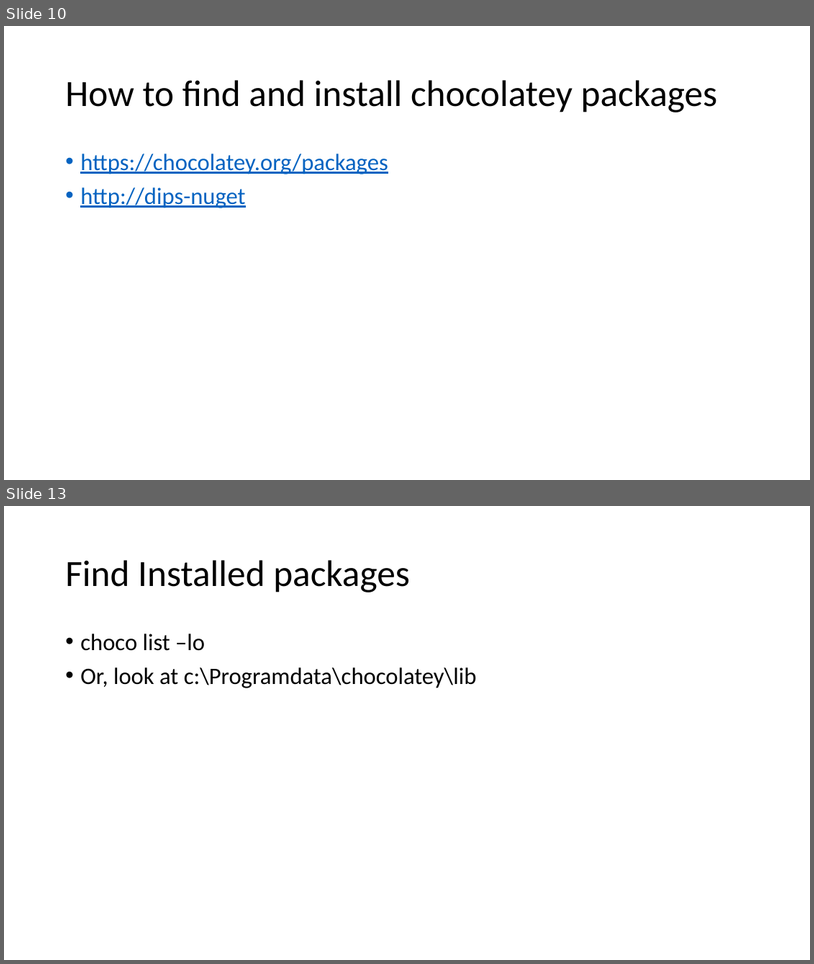
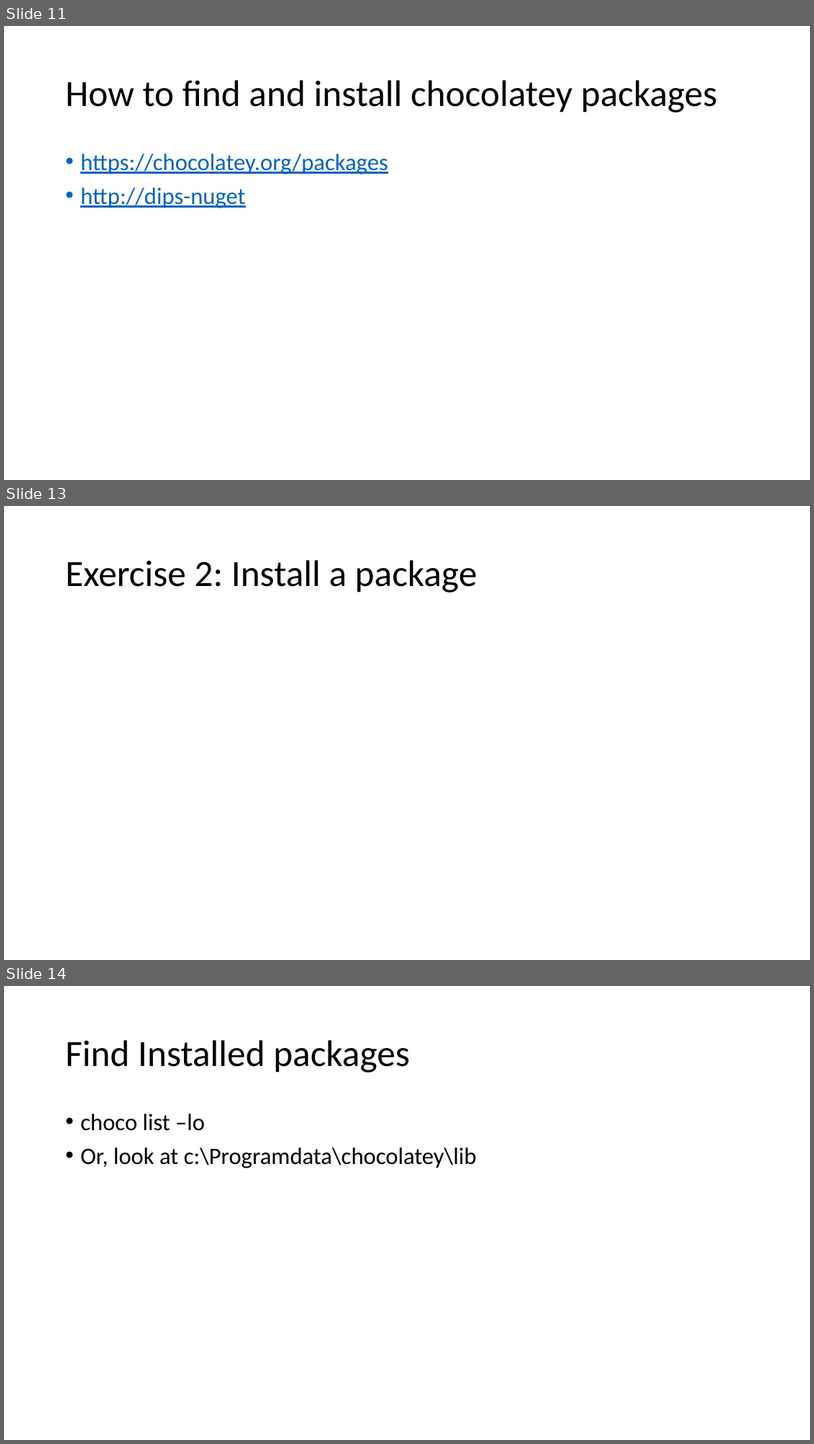
Before and after one commit to DIPSAS/InstallationTech, a slide deck: docs/InstallationCourse.pptx. Shown one above the other, each under a label of ours: slides 10 and 13 before the commit, slides 11, 13 and 14 after it; the slides between them are not shown. The pictures are 814x964 and 814x1444 pixels, drawn with LibreOffice and Linux fonts; fonts in the diff are those of the drawing. Boxes give left, top, right and bottom in pixels: in the first picture for what was removed or moved away, otherwise in the second. Text is boxed around its words. In the diff, an @@ line names an element or a change of style, - is before the commit and + after.

Commit message:
Updated exercises

```diff
--- a/docs/InstallationCourse.pptx
+++ b/docs/InstallationCourse.pptx
@@ slide 13 added at [4, 506, 810, 960], background #FFFFFF @@
@@ title added at [65, 560, 478, 592], 44 pt, text #000000 @@
+Exercise 2: Install a package
@@ what was slide 10 is now slide 11 @@
@@ what was slide 13 is now slide 14 @@
```
Also in this commit, not shown: 7 slides changed, 2 other slides added, 1 slide removed.
